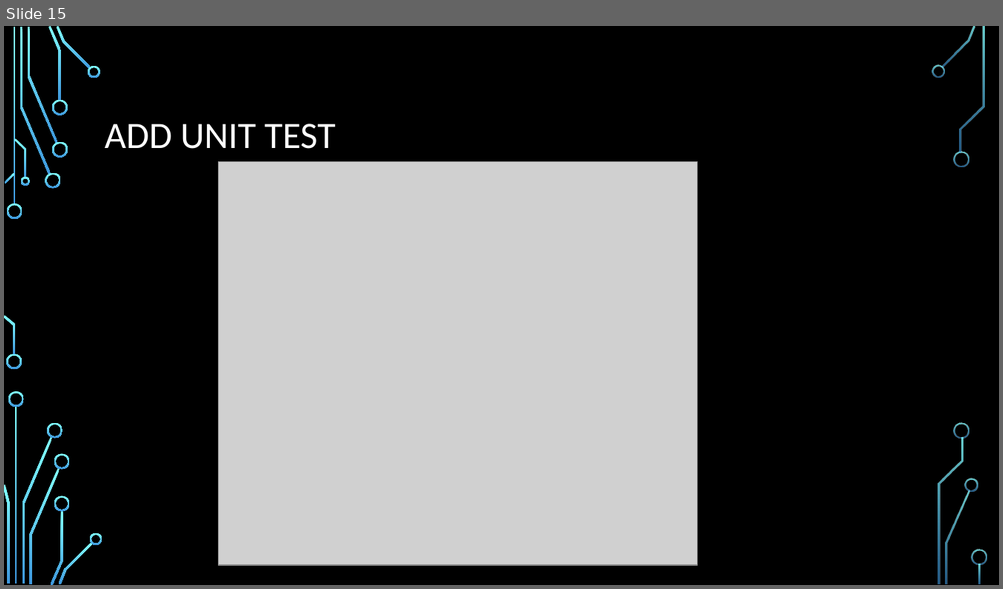
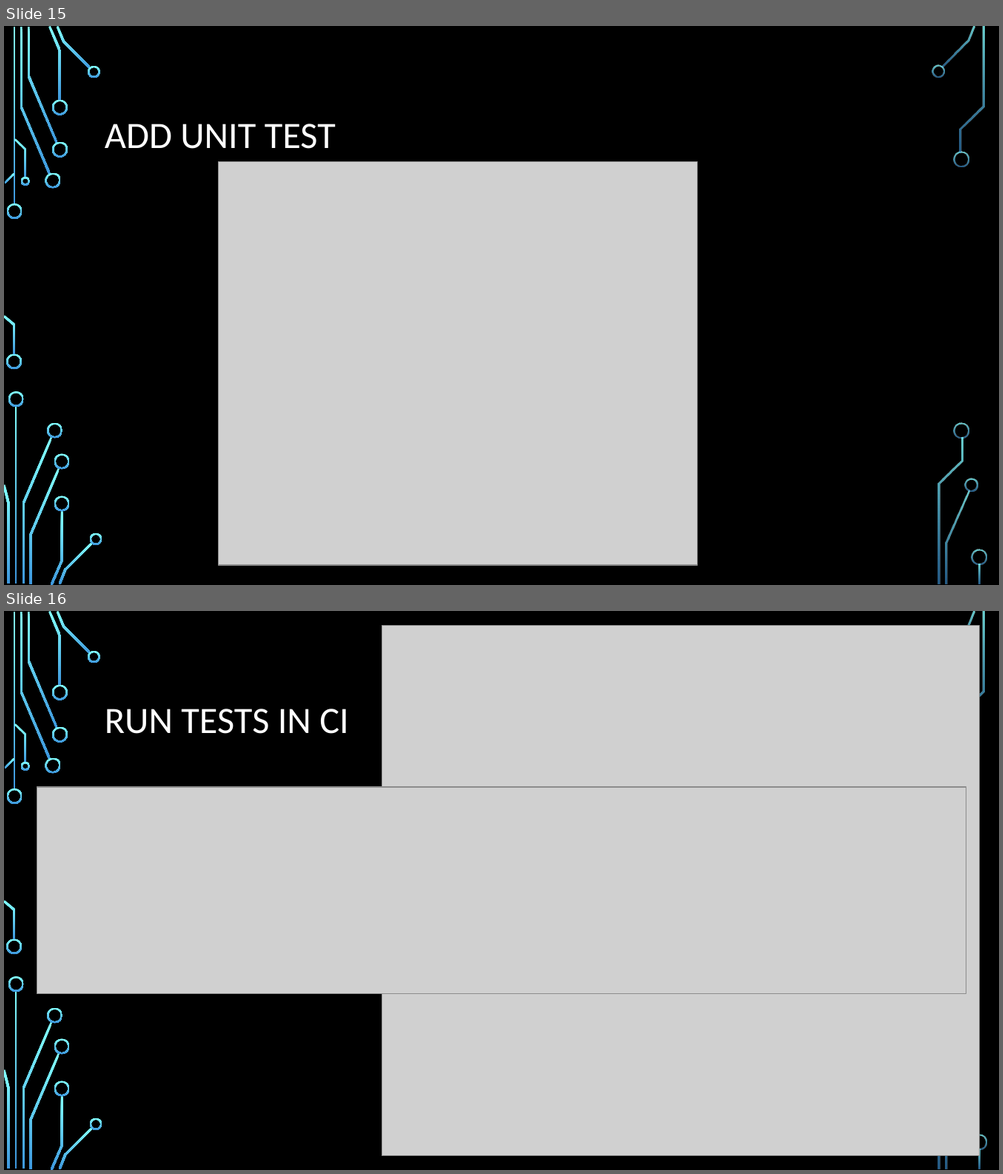
Before and after one commit to CedricAgoda/opensource-ci, a slide deck: Presentation/Full Open-Source CI.pptx. Shown one above the other, each under a label of ours: slide 15 before the commit, slides 15 and 16 after it. The pictures are 1003x589 and 1003x1174 pixels, drawn with LibreOffice and Linux fonts; fonts in the diff are those of the drawing; grey boxes stand for pictures; background and template pictures are left out. Boxes give left, top, right and bottom in pixels: in the first picture for what was removed or moved away, otherwise in the second. Text is boxed around its words. In the diff, an @@ line names an element or a change of style, - is before the commit and + after.

```diff
--- a/Presentation/Full Open-Source CI.pptx
+++ b/Presentation/Full Open-Source CI.pptx
@@ slide 16 added at box(4, 611, 999, 1170), background picture (left out); not listed: 32 template elements that a slide beside it also shows @@
@@ picture added at box(381, 625, 979, 1156) @@
@@ title added at box(105, 709, 349, 734), 36 pt, text #FFFFFF @@
+RUN TESTS IN CI
@@ picture added at box(37, 787, 966, 994) @@
```
Also in this commit, not shown: 2 other slides added, 7 other files.
